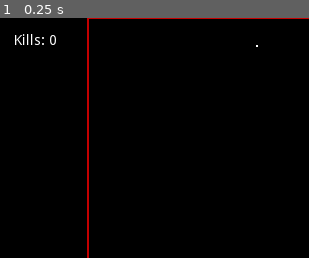
Above: before the commit, frame 1.
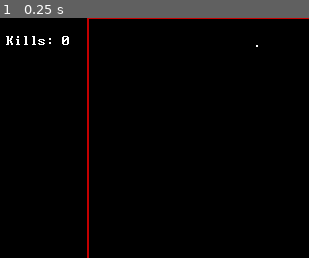
Above: after the commit, the same moment.

Repository: swashdev/minigame-madness
Game: Godot game, scene res://mini/shooter/scenes/shooter_frame.tscn
Same seed, same stepped clock (60 frames per second), same inputs: the game is played once before the commit and once after it. This scene is started directly instead of the project's main scene.
Inputs:
- Up to frame 1 (0.25 s): no input
The pictures show only the part of the screen within x 0-50%, y 0-50%; the shares and areas given below are measured in that part.

The runs differ from the first frame. In frame 1, 0.5% of the frame differs, in the area x 1-23%, y 6-12%.

Commit message:
[SHOOTER] add a font for the kill counter.
The kill counter will now use ModernDOS 8x14 as its font, again for
flavor.

Diff:
--- /dev/null
+++ b/mini/shooter/fonts/kill_count_font.tres
@@ -0,0 +1,6 @@
+[gd_resource type="DynamicFont" load_steps=2 format=2]
+
+[ext_resource path="res://shared/fonts/modern_DOS/ModernDOS8x14.ttf" type="DynamicFontData" id=1]
+
+[resource]
+font_data = ExtResource( 1 )
--- a/mini/shooter/scenes/shooter_frame.tscn
+++ b/mini/shooter/scenes/shooter_frame.tscn
@@ -1,5 +1,6 @@
-[gd_scene load_steps=5 format=2]
+[gd_scene load_steps=6 format=2]
 
+[ext_resource path="res://mini/shooter/fonts/kill_count_font.tres" type="DynamicFont" id=1]
 [ext_resource path="res://mini/shooter/scripts/shooter_frame.gd" type="Script" id=4]
 [ext_resource path="res://shared/scenes/ui/keys/arrow_key.tscn" type="PackedScene" id=5]
 [ext_resource path="res://mini/shooter/scenes/shooter_minigame.tscn" type="PackedScene" id=6]
@@ -34,10 +35,11 @@
 }
 
 [node name="KillCounter" type="Label" parent="."]
-margin_left = 16.0
+margin_left = 8.0
 margin_top = 16.0
-margin_right = 72.0
-margin_bottom = 48.0
+margin_right = 80.0
+margin_bottom = 32.0
+custom_fonts/font = ExtResource( 1 )
 text = "Kills:"
 __meta__ = {
 "_edit_use_anchors_": false
